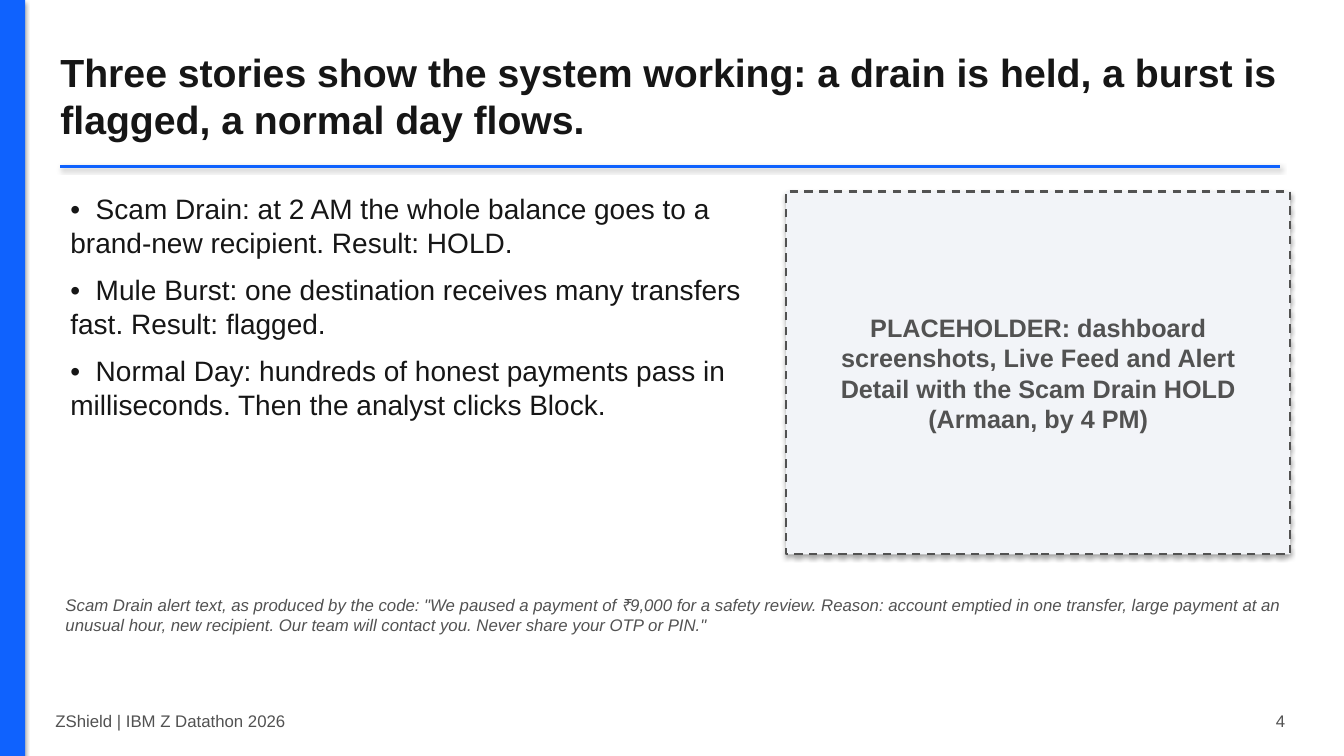
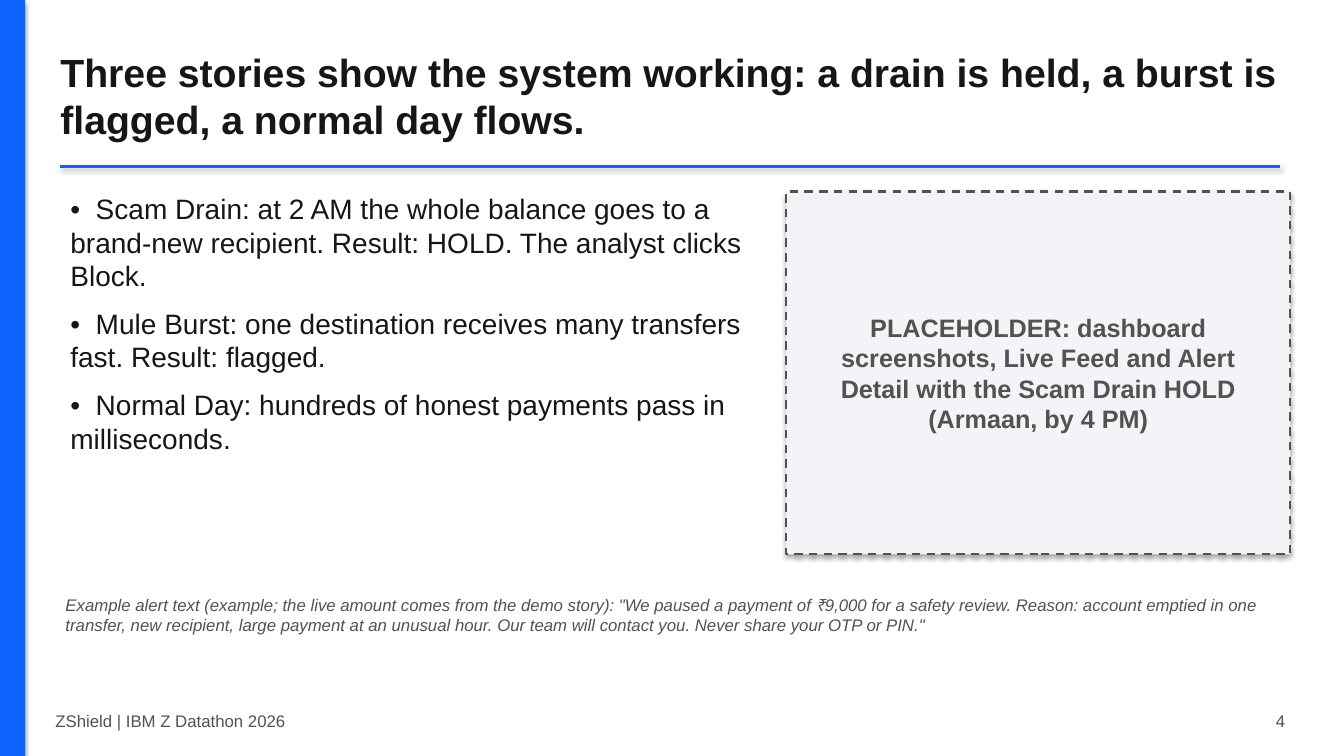
Before and after one commit to Vishaal1409/zshield, a slide deck: slide 4 of docs/deck/ZShield_deck_draft.pptx. Drawn at 1344x756 pixels with LibreOffice and Linux fonts; fonts in the diff are those of the drawing. Boxes give left, top, right and bottom in pixels: in the first picture for what was removed or moved away, otherwise in the second. Text is boxed around its words. In the diff, an @@ line names an element or a change of style, - is before the commit and + after.

```diff
--- a/docs/deck/ZShield_deck_draft.pptx
+++ b/docs/deck/ZShield_deck_draft.pptx
@@ text at box(70, 198, 742, 287): text changed @@
-• Scam Drain: at 2 AM the whole balance goes to a brand-new recipient. Result: HOLD.
+• Scam Drain: at 2 AM the whole balance goes to a brand-new recipient. Result: HOLD. The analyst clicks Block.
@@ text at box(70, 394, 725, 450): text changed @@
-• Normal Day: hundreds of honest payments pass in milliseconds. Then the analyst clicks Block.
+• Normal Day: hundreds of honest payments pass in milliseconds.
@@ text at box(65, 599, 1256, 635): text changed @@
-Scam Drain alert text, as produced by the code: "We paused a payment of ₹9,000 for a safety review. Reason: account emptied in one transfer, large payment at an unusual hour, new recipient. Our team will contact you. Never share your OTP or PIN."
+Example alert text (example; the live amount comes from the demo story): "We paused a payment of ₹9,000 for a safety review. Reason: account emptied in one transfer, new recipient, large payment at an unusual hour. Our team will contact you. Never share your OTP or PIN."
```
Also in this commit, not shown: 5 other slides changed, 10 other files.
